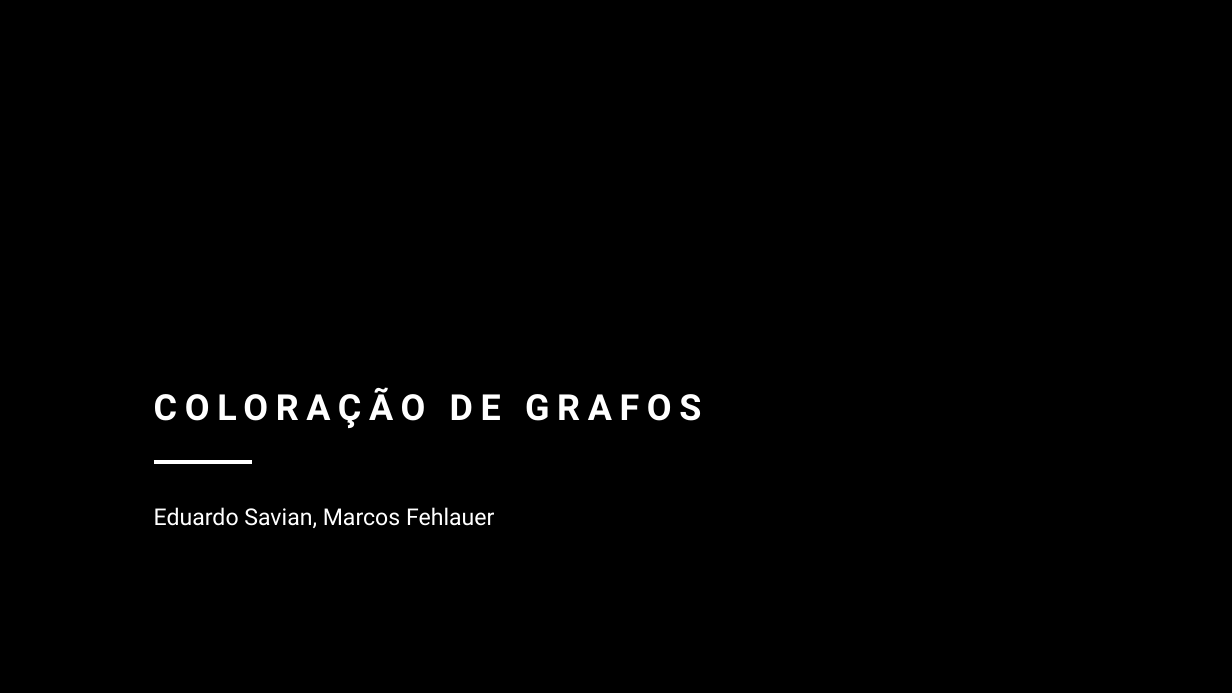
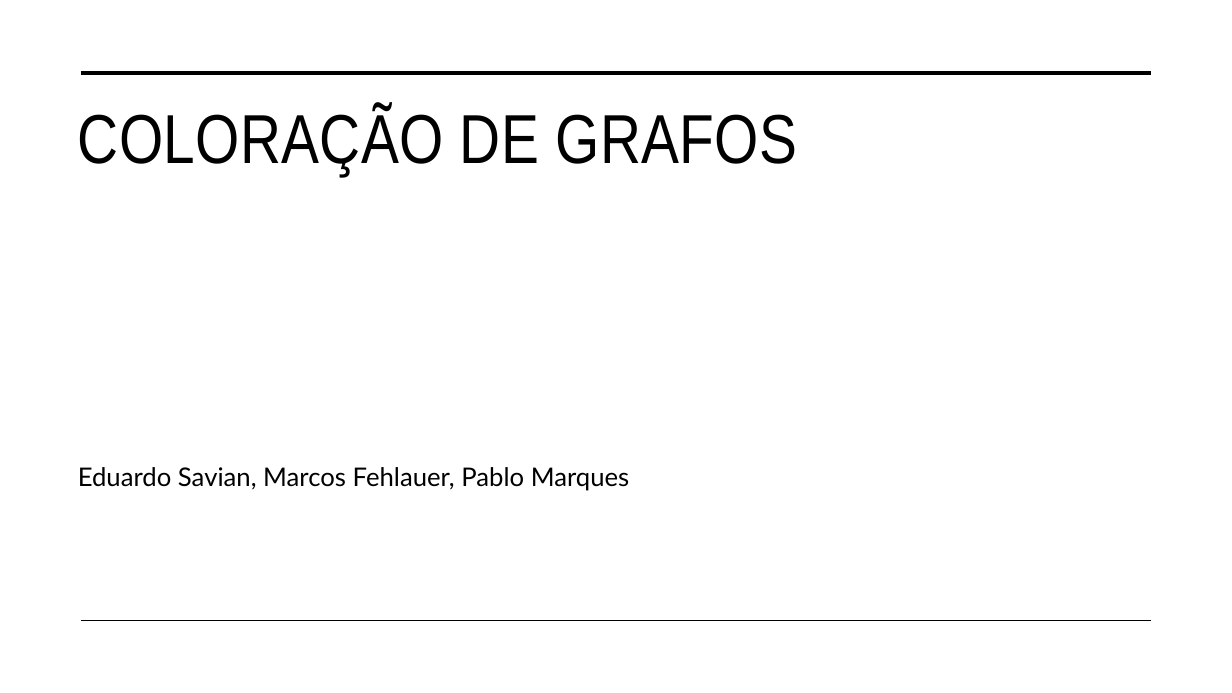
Before and after one commit to eduardosavian/graph-coloring, a slide deck: slide 1 of Presentation.pptx. Drawn at 1232x693 pixels with LibreOffice and Linux fonts; fonts in the diff are those of the drawing. Boxes give left, top, right and bottom in pixels: in the first picture for what was removed or moved away, otherwise in the second. Text is boxed around its words. In the diff, an @@ line names an element or a change of style, - is before the commit and + after.

```diff
--- a/Presentation.pptx
+++ b/Presentation.pptx
@@ background #000000 to #FFFFFF @@
@@ line added from (81, 73) to (1152, 73), #000000 3.5 pt @@
@@ title "COLORAÇÃO DE GRAFOS": place and size @@
-title "COLORAÇÃO DE GRAFOS" at box(154, 387, 701, 428)
+title "COLORAÇÃO DE GRAFOS" at box(78, 107, 798, 176)
@@ title "COLORAÇÃO DE GRAFOS" at box(78, 107, 798, 176): size 28 to 54 pt, font Roboto to Arial Narrow, text colour #FFFFFF to #000000, letter spacing 6 to 0.3 pt, bold off; line spacing 1.2 to 1; vertical alignment bottom to top @@
@@ subtitle at box(78, 467, 630, 491): text changed; size 18 to 20 pt; font Roboto to Lato; text colour #FFFFFF to #000000 @@
-Eduardo Savian, Marcos Fehlauer
+Eduardo Savian, Marcos Fehlauer, Pablo Marques
@@ line removed from (154, 462) to (252, 462) @@
@@ line added from (81, 621) to (1152, 621), #000000 1 pt @@
```
Also in this commit, not shown: 4 other slides changed.
